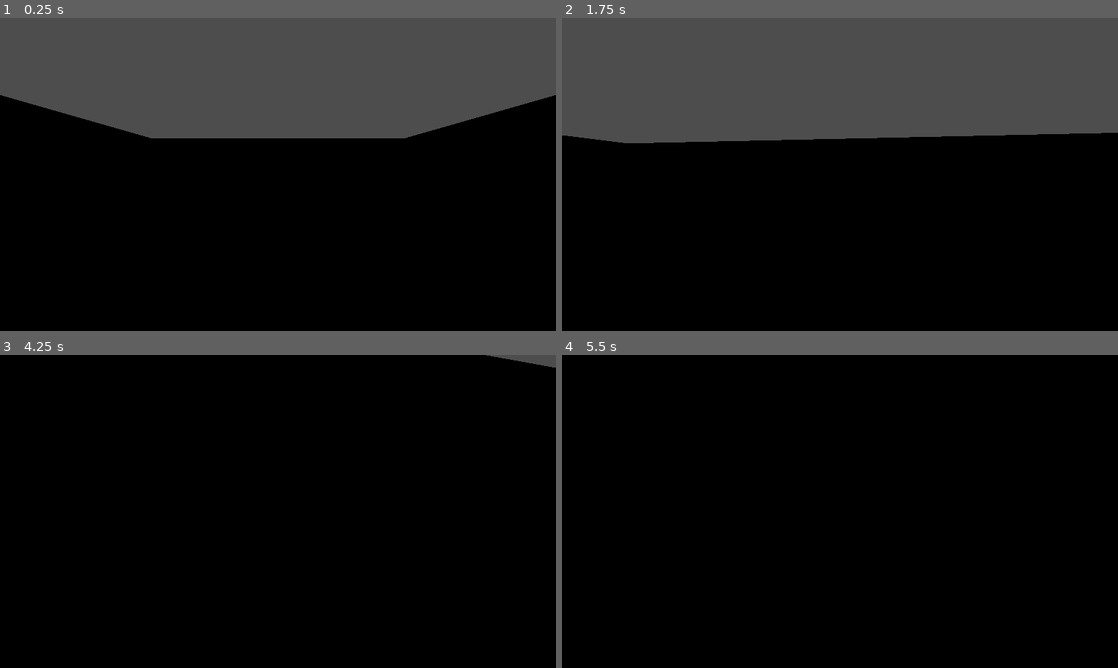
Above: before the commit, frames 1-4 (two rows, left to right).
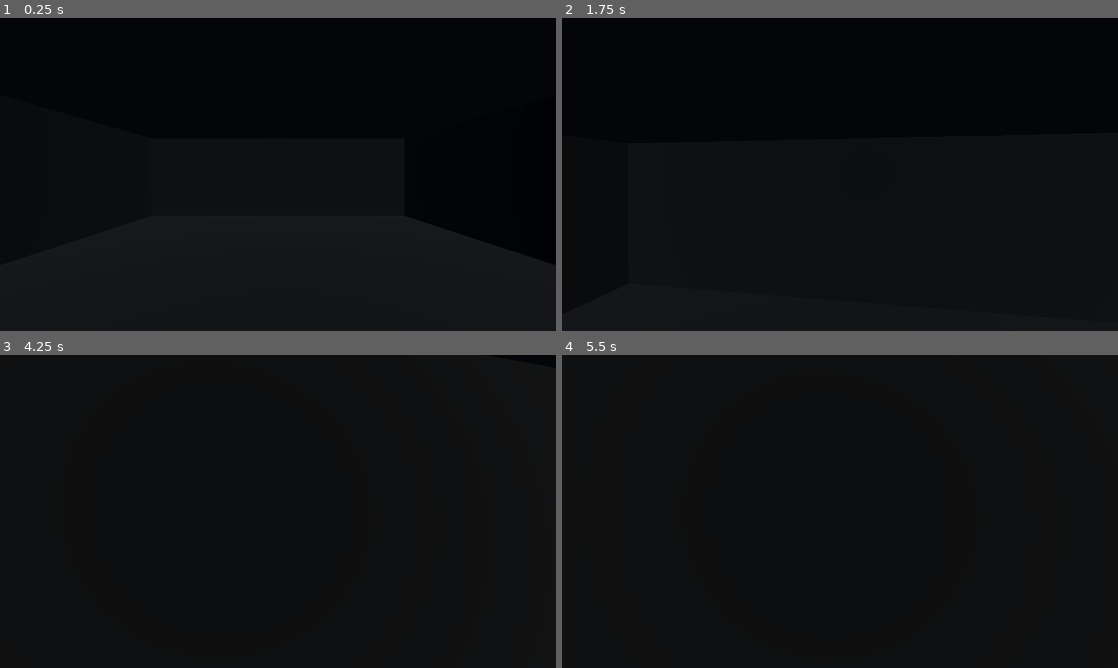
Above: after the commit, the same moments.

Repository: saimerawais1-collab/Echo-Lost
Game: Godot game, scene res://main.tscn
Same seed, same stepped clock (60 frames per second), same inputs: the game is played once before the commit and once after it.
Inputs (mouse positions are in pixels of both pictures, inside the frame that each line leads up to):
- Up to frame 1 (0.25 s): no input
- Up to frame 2 (1.75 s): tap Enter (ui_accept) at 0.5, 0.77, 1.52 s; move the mouse to (867, 174) at 0.52 s; hold Up (ui_up) from 0.53 s (still down); move the mouse to (812, 174) at 1.27 s
- Up to frame 3 (4.25 s): keep holding Up (ui_up); move the mouse to (289, 505) at 2.02 s; tap Enter (ui_accept) at 2.75, 3.02, 3.5, 3.77 s; move the mouse to (272, 517) at 2.77 s; move the mouse to (316, 514) at 3.52 s
- Up to frame 4 (5.5 s): keep holding Up (ui_up); move the mouse to (795, 508) at 4.27 s; tap Enter (ui_accept) at 4.52, 5 s; move the mouse to (845, 511) at 5.02 s

The runs differ from the first frame. In frame 1, 50% of the frame differs, in the area x 0-100%, y 0-95%; in frame 2, 39%; in frame 3, 0.3%; in frame 4, less than 0.1%.

Commit message:
Add laboratory lighting and Atmosohere

Diff:
--- a/main.tscn
+++ b/main.tscn
@@ -19,13 +19,35 @@
 radius = 0.35
 height = 1.8
 
+[sub_resource type="StandardMaterial3D" id="FloorMaterial"]
+albedo_color = Color(0.12, 0.13, 0.15, 1)
+roughness = 1.0
+
+[sub_resource type="StandardMaterial3D" id="WallMaterial"]
+albedo_color = Color(0.07, 0.08, 0.09, 1)
+roughness = 1.0
+
+[sub_resource type="Environment" id="Environment"]
+background_mode = 1
+background_color = Color(0.015, 0.02, 0.03, 1)
+ambient_light_source = 1
+ambient_light_color = Color(0.18, 0.2, 0.24, 1)
+ambient_light_energy = 0.4
+fog_enabled = true
+fog_light_color = Color(0.08, 0.09, 0.12, 1)
+fog_density = 0.025
+
 [node name="Main" type="Node3D"]
+
+[node name="WorldEnvironment" type="WorldEnvironment" parent="."]
+environment = SubResource("Environment")
 
 [node name="Floor" type="StaticBody3D" parent="."]
 position = Vector3(0, -0.1, 0)
 
 [node name="FloorMesh" type="MeshInstance3D" parent="Floor"]
 mesh = SubResource("FloorMesh")
+material_override = SubResource("FloorMaterial")
 
 [node name="FloorCollision" type="CollisionShape3D" parent="Floor"]
 shape = SubResource("FloorShape")
@@ -35,6 +57,7 @@
 
 [node name="Mesh" type="MeshInstance3D" parent="BackWall"]
 mesh = SubResource("WallMesh")
+material_override = SubResource("WallMaterial")
 
 [node name="Collision" type="CollisionShape3D" parent="BackWall"]
 shape = SubResource("WallShape")
@@ -44,6 +67,7 @@
 
 [node name="Mesh" type="MeshInstance3D" parent="FrontWall"]
 mesh = SubResource("WallMesh")
+material_override = SubResource("WallMaterial")
 
 [node name="Collision" type="CollisionShape3D" parent="FrontWall"]
 shape = SubResource("WallShape")
@@ -54,6 +78,7 @@
 
 [node name="Mesh" type="MeshInstance3D" parent="LeftWall"]
 mesh = SubResource("WallMesh")
+material_override = SubResource("WallMaterial")
 
 [node name="Collision" type="CollisionShape3D" parent="LeftWall"]
 shape = SubResource("WallShape")
@@ -64,6 +89,7 @@
 
 [node name="Mesh" type="MeshInstance3D" parent="RightWall"]
 mesh = SubResource("WallMesh")
+material_override = SubResource("WallMaterial")
 
 [node name="Collision" type="CollisionShape3D" parent="RightWall"]
 shape = SubResource("WallShape")
@@ -79,4 +105,6 @@
 position = Vector3(0, 0.7, 0)
 current = true
 
-[node name="WorldEnvironment" type="WorldEnvironment" parent="."]
+[node name="DirectionalLight3D" type="DirectionalLight3D" parent="."]
+rotation = Vector3(-0.7, 0.4, 0)
+light_energy = 0.35
Not shown: 1 places in main.tscn that only renumber resources
